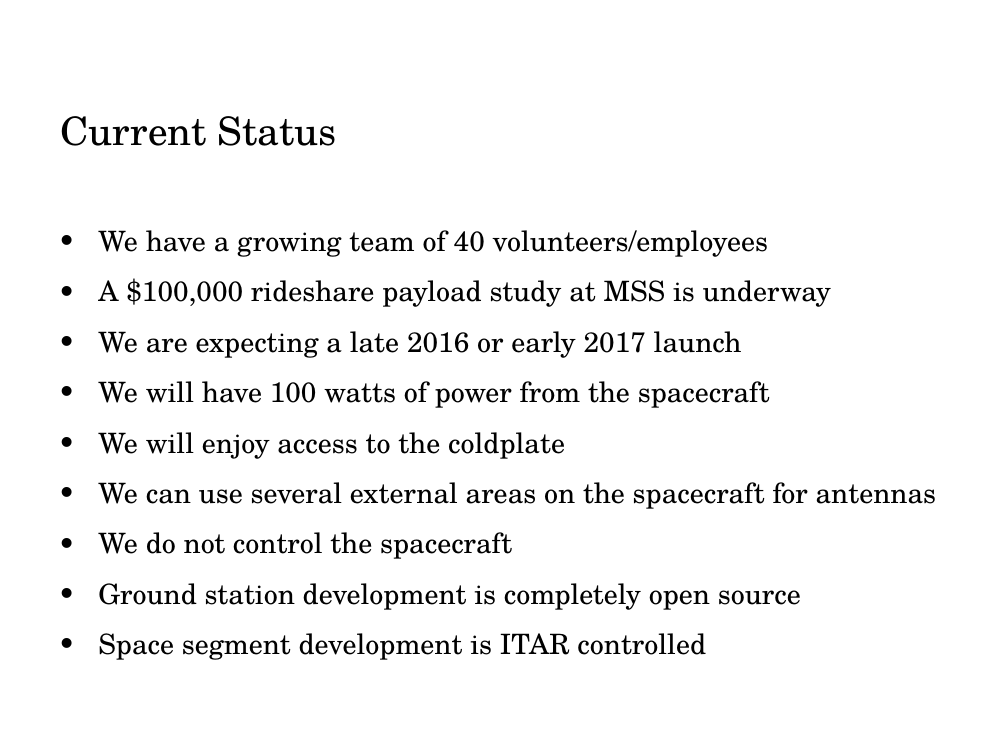
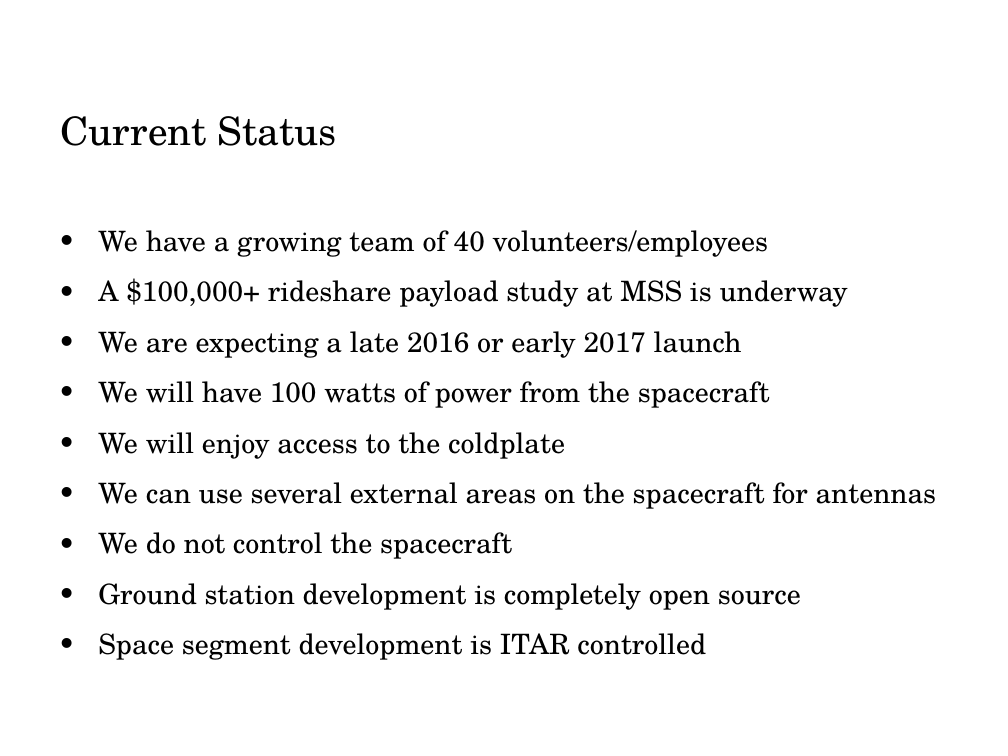
Before and after one commit to OpenResearchInstitute/documents, a slide deck: slide 6 of Papers_and_Presentations/PARC_4on4.pptx. Drawn at 1008x756 pixels with LibreOffice and Linux fonts; fonts in the diff are those of the drawing; background and template pictures are left out. Boxes give left, top, right and bottom in pixels: in the first picture for what was removed or moved away, otherwise in the second. Text is boxed around its words. In the diff, an @@ line names an element or a change of style, - is before the commit and + after.

```diff
--- a/Papers_and_Presentations/PARC_4on4.pptx
+++ b/Papers_and_Presentations/PARC_4on4.pptx
@@ text at (98,278,848,307): text changed @@
-• A $100,000 rideshare payload study at MSS is underway
+• A $100,000+ rideshare payload study at MSS is underway
```
Also in this commit, not shown: 2 other slides changed.
